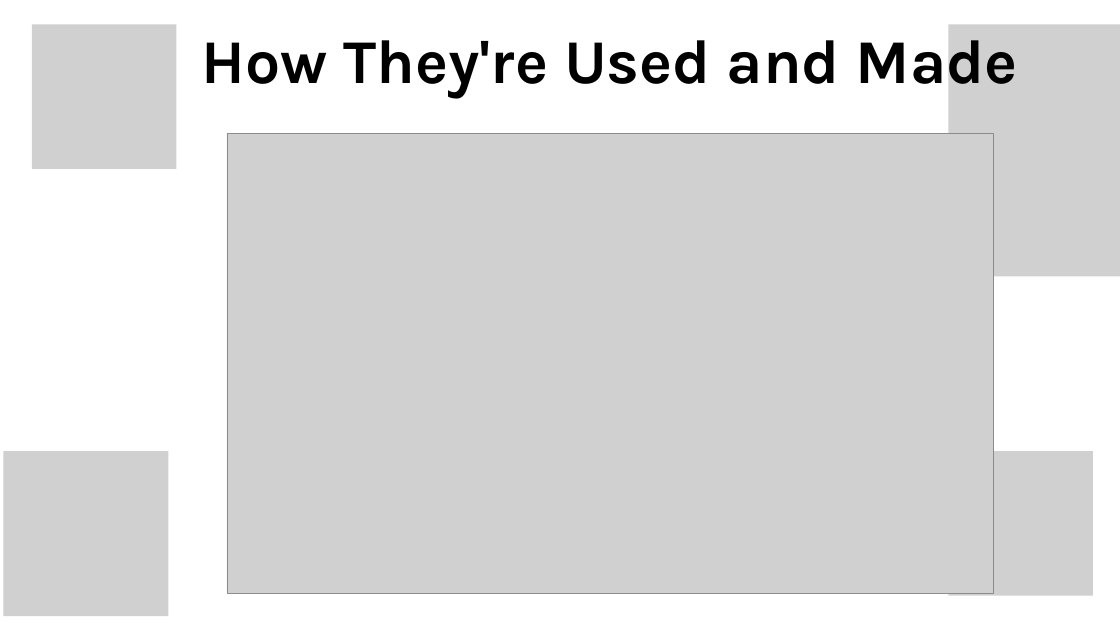
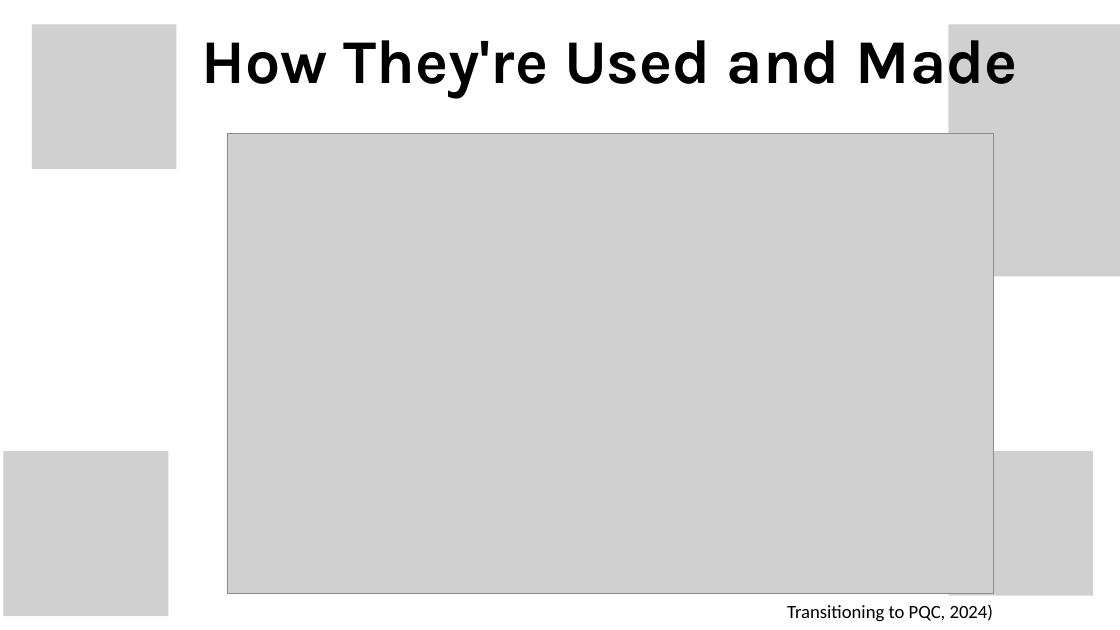
Before and after one commit to Muffinszer/cep146-teamproject1, a slide deck: slide 3 of RSA Encryption.pptx. Drawn at 1120x630 pixels with LibreOffice and Linux fonts; fonts in the diff are those of the drawing; grey boxes stand for pictures; background and template pictures are left out. Boxes give left, top, right and bottom in pixels: in the first picture for what was removed or moved away, otherwise in the second. Text is boxed around its words. In the diff, an @@ line names an element or a change of style, - is before the commit and + after.

```diff
--- a/RSA Encryption.pptx
+++ b/RSA Encryption.pptx
@@ text added at (787,604,993,622), 24 pt, text #000000 @@
+  Transitioning to PQC, 2024)
```
Also in this commit, not shown: 7 other slides changed, 1 slide added.
